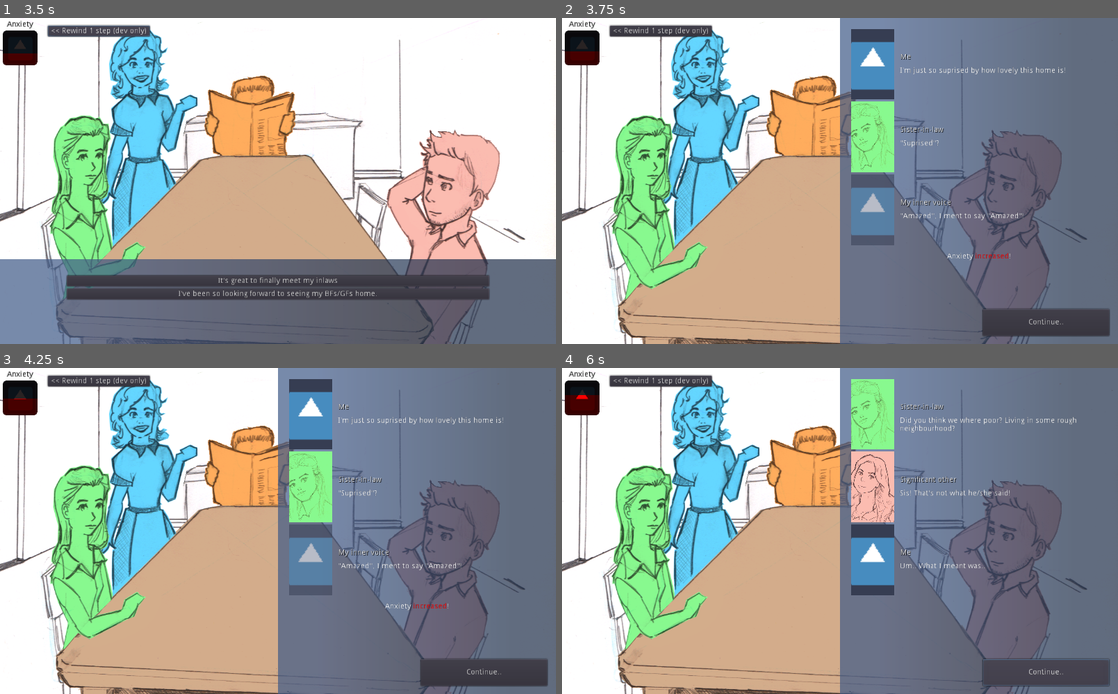
Above: before the commit, frames 1-4 (two rows, left to right).
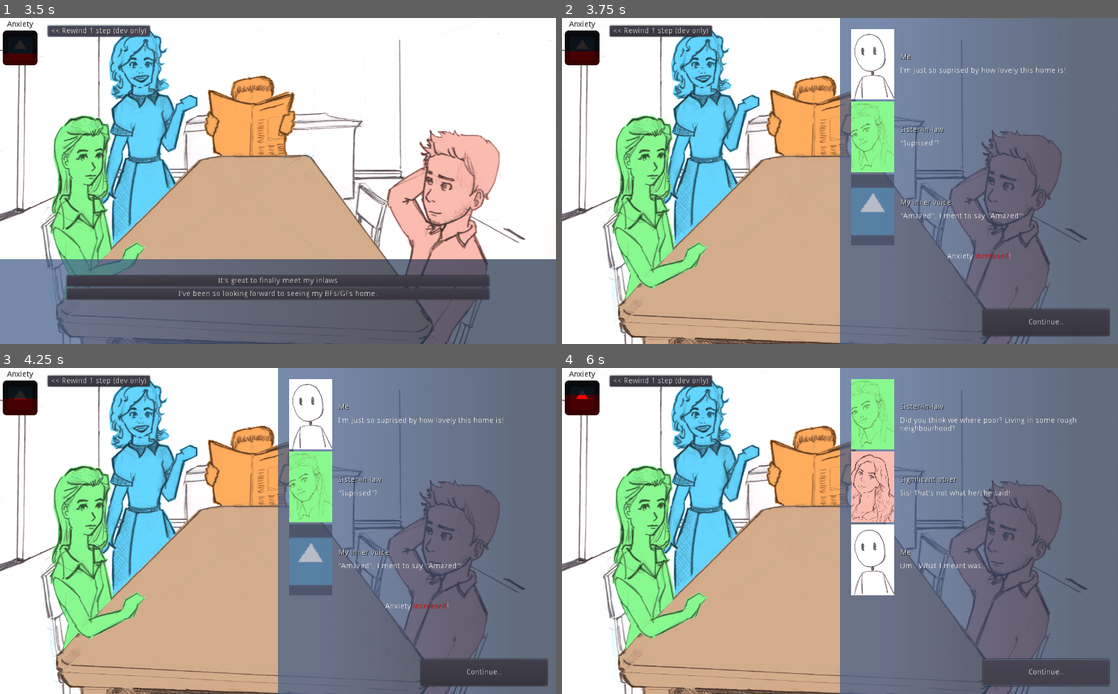
Above: after the commit, the same moments.

Repository: jordgubben/gw24-fam-andersson
Game: Godot game, scene res://FamilyDinner.tscn
Same seed, same stepped clock (60 frames per second), same inputs: the game is played once before the commit and once after it. The engine's default icon, where the game draws it, is replaced by a stand-in: a white triangle on a blue panel in a dark square.
Inputs:
- Up to frame 1 (3.5 s): click "Continue.." at 0.5 s; click "Continue.." at 1.25 s; click "It's great to finally meet my…" at 2 s; click "<< Rewind 1 step (dev only)" at 2.75 s
- Up to frame 2 (3.75 s): click "I've been so looking forward …" at 3.5 s
- Up to frame 3 (4.25 s): no input
- Up to frame 4 (6 s): click "<< Rewind 1 step (dev only)" at 4.25 s; click "It's great to finally meet my…" at 5 s; click "Continue.." at 5.75 s

Frame 1 is identical in both runs. In frame 2, 1.6% of the frame differs, in the area x 52-60%, y 3-25%; in frame 3, 1.6%; in frame 4, 1.6%, in the area x 52-60%, y 47-70%.

Commit message:
Give main character a portrait

Diff:
--- a/FamilyDinner.tscn
+++ b/FamilyDinner.tscn
@@ -17,6 +17,7 @@
 [ext_resource path="res://people/so_m_sitting_in_dining_room.png" type="Texture" id=15]
 [ext_resource path="res://people/mil_standing.png" type="Texture" id=16]
 [ext_resource path="res://people/fil_behind_newspaper.png" type="Texture" id=17]
+[ext_resource path="res://people/me_port.png" type="Texture" id=18]
 
 [sub_resource type="Animation" id=1]
 resource_name = "blackout_anim"
@@ -192,7 +193,7 @@
 texture = ExtResource( 4 )
 script = ExtResource( 5 )
 speaker_name = "Me"
-speaker_portrait = ExtResource( 4 )
+speaker_portrait = ExtResource( 18 )
 
 [node name="inner_voice" type="Sprite" parent="dining_room/occupants"]
 modulate = Color( 1, 1, 1, 0.52549 )
Not shown: 1 places in FamilyDinner.tscn that only renumber resources
Binary file added: people/me_port.png
Not shown, added: people/me_port.png.import
